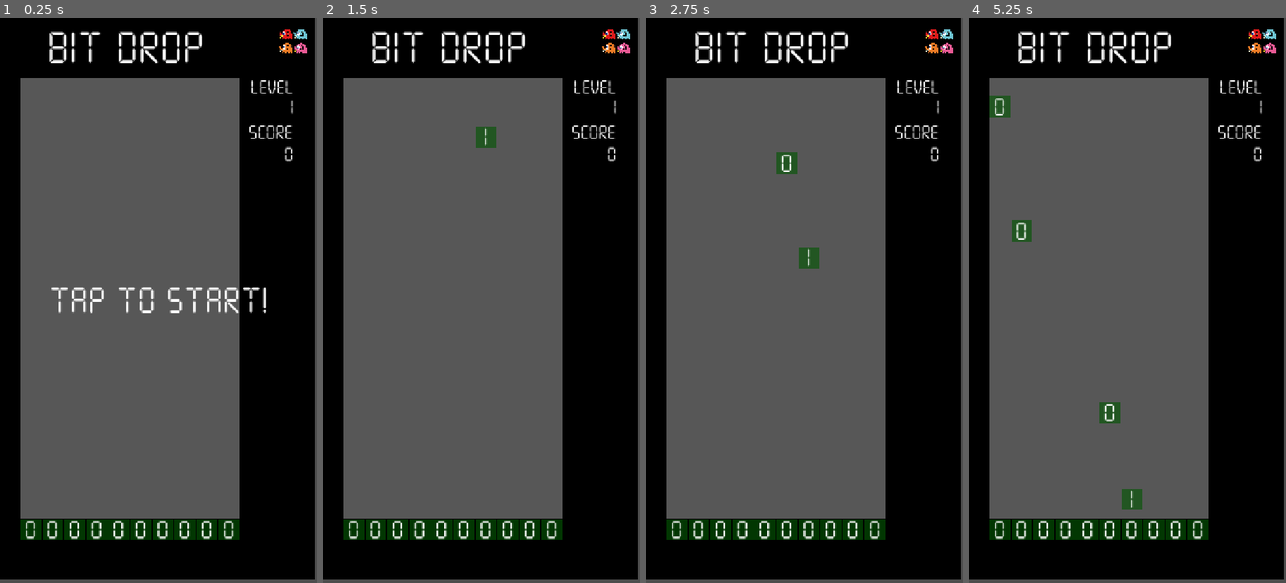
Above: before the commit, frames 1-4 (left to right).
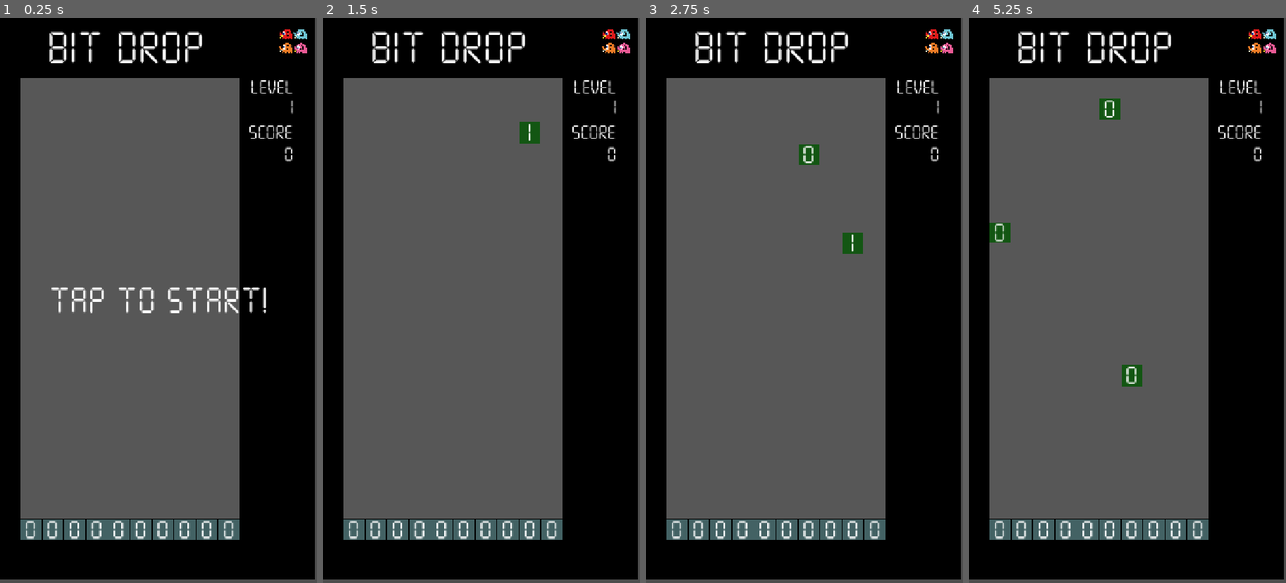
Above: after the commit, the same moments.

Repository: DavidParkerDr/GGJ26
Game: Godot game, scene res://Main.tscn
Same seed, same stepped clock (60 frames per second), same inputs: the game is played once before the commit and once after it.
Inputs (mouse positions are in pixels of both pictures, inside the frame that each line leads up to):
- Up to frame 1 (0.25 s): no input
- Up to frame 2 (1.5 s): tap Enter (start) at 0.5, 0.6 s; move the mouse to (551, 272) at 0.52 s; hold Right (move_right) 0.53-1.28 s; click (551, 272) at 0.67 s; move the mouse to (418, 328) at 1.27 s; hold Left (move_left) from 1.28 s (still down); tap 1 at 1.35 s
- Up to frame 3 (2.75 s): move the mouse to (836, 176) at 2.02 s; release Left (move_left) at 2.03 s; hold Right (move_right) from 2.03 s (still down); tap 2 at 2.1 s
- Up to frame 4 (5.25 s): move the mouse to (1111, 413) at 2.77 s; release Right (move_right) at 2.78 s; hold W 2.78-3.53 s; tap one key every 0.75 s from 2.85 s: 3 4 5 6; click (1111, 413) at 2.92 s; move the mouse to (1222, 385) at 3.52 s; hold Left (move_left) from 3.53 s (still down); move the mouse to (1032, 215) at 4.27 s; move the mouse to (1143, 300) at 5.02 s; click (1143, 300) at 5.17 s

The runs differ from the first frame. In frame 1, 2.2% of the frame differs, in the area x 6-76%, y 88-93%; in frame 2, 2.7%; in frame 3, 3.2%; in frame 4, 3.9%, in the area x 6-76%, y 13-93%.

Commit message:
Add initial operator support

Diff:
--- a/src/bit-drop/Bit.tscn
+++ b/src/bit-drop/Bit.tscn
@@ -22,7 +22,7 @@
 offset_right = 49.0
 offset_bottom = 49.0
 mouse_filter = 1
-color = Color(0.015686275, 0.3372549, 0.015686275, 0.63529414)
+color = Color(0.015686275, 0.3372549, 0.015686275, 0.8235294)
 
 [node name="Label" type="Label" parent="." unique_id=559031389]
 offset_left = 9.0
--- a/src/bit-drop/Main.tscn
+++ b/src/bit-drop/Main.tscn
@@ -131,4 +131,3 @@
 vertical_alignment = 1
 
 [connection signal="timeout" from="AddBlockTimer" to="." method="_on_tick_timer_timeout"]
-[connection signal="timeout" from="GameoverTimer" to="." method="_on_gameover_timer_timeout"]
--- a/src/bit-drop/bit.gd
+++ b/src/bit-drop/bit.gd
@@ -1,6 +1,7 @@
 extends Node2D
 
 var isOne = false
+var operator = 'Equal'
 
 @onready var label = $Label
 
@@ -14,3 +15,10 @@
 		label.text = "1"
 	else:
 		label.text = "0"
+
+	if operator == 'Equal':
+		$ColorRect.color = Color('045604d2')
+	elif operator == 'NotEqual':
+		$ColorRect.color = Color("be252bdd")
+	elif operator == 'None':
+		$ColorRect.color = Color("4d7173dd")
--- a/src/bit-drop/block.gd
+++ b/src/bit-drop/block.gd
@@ -3,7 +3,7 @@
 var speed = 200
 var isFalling = true
 
-signal block_collide(block, block_bit, mask_bit)
+var operator = 'Equal'
 
 # Called when the node enters the scene tree for the first time.
 func _ready() -> void:
--- a/src/bit-drop/default_bus_layout.tres
+++ b/src/bit-drop/default_bus_layout.tres
@@ -6,38 +6,20 @@
 [sub_resource type="AudioEffectDelay" id="AudioEffectDelay_j3pel"]
 resource_name = "Delay"
 
-[sub_resource type="AudioEffectStereoEnhance" id="AudioEffectStereoEnhance_j3pel"]
-resource_name = "StereoEnhance"
-
-[sub_resource type="AudioEffectReverb" id="AudioEffectReverb_g28q7"]
-resource_name = "Reverb"
-hipass = 0.14
-wet = 0.29
-
 [resource]
 bus/1/name = &"Music"
 bus/1/solo = false
 bus/1/mute = false
 bus/1/bypass_fx = false
-bus/1/volume_db = -20.849646
+bus/1/volume_db = -8.793672
 bus/1/send = &"Master"
 bus/2/name = &"Sfx"
 bus/2/solo = false
 bus/2/mute = false
 bus/2/bypass_fx = false
-bus/2/volume_db = -2.1814022
+bus/2/volume_db = 0.0
 bus/2/send = &"Master"
 bus/2/effect/0/effect = SubResource("AudioEffectReverb_j3pel")
 bus/2/effect/0/enabled = false
 bus/2/effect/1/effect = SubResource("AudioEffectDelay_j3pel")
 bus/2/effect/1/enabled = false
-bus/2/effect/2/effect = SubResource("AudioEffectStereoEnhance_j3pel")
-bus/2/effect/2/enabled = false
-bus/3/name = &"Jingle"
-bus/3/solo = false
-bus/3/mute = false
-bus/3/bypass_fx = false
-bus/3/volume_db = -10.370661
-bus/3/send = &"Master"
-bus/3/effect/0/effect = SubResource("AudioEffectReverb_g28q7")
-bus/3/effect/0/enabled = true
--- a/src/bit-drop/main.gd
+++ b/src/bit-drop/main.gd
@@ -6,6 +6,12 @@
 const STATE_ATTRACT = 'Attract'
 const STATE_RUNNING = 'Running'
 const STATE_GAME_OVER = 'GameOver'
+
+const OPERATOR_EQUAL = 'Equal'
+const OPERATOR_NOT_EQUAL = 'NotEqual'
+const OPERATOR_OR = 'Or'
+const OPERATOR_AND = 'And'
+const OPERATOR_XOR = 'Xor'
 
 var state = STATE_ATTRACT
 
@@ -60,87 +66,7 @@
 
 # Called every frame. 'delta' is the elapsed time since the previous frame.
 func _process(delta: float) -> void:
-	# Update falling blocks
-	for block in bits.get_children():
-		if !block.isFalling:
-			continue
-
-		# Check if block crossing to next row
-		var curr_grid_pos = canvas_position_to_grid(block.position)
-		var next_canvas_pos = Vector2(block.position) + Vector2(0, delta * block.speed)
-		var next_grid_pos = canvas_position_to_grid(next_canvas_pos)
-
-		if curr_grid_pos.y == next_grid_pos.y || curr_grid_pos.y == 0:
-			block.position = next_canvas_pos
-			continue
-
-		# Check any collisions against bitmap in next row
-		var bits_collided = []
-		for bit in block.get_children():
-			var curr_bit_grid_pos = canvas_position_to_grid(block.position + bit.position)
-			var collide_bit_pos = Vector2i(curr_bit_grid_pos.x, curr_bit_grid_pos.y - 1)
-			var collide_bit = get_bit(collide_bit_pos.x, collide_bit_pos.y)
-
-			bits_collided.append([bit, collide_bit, collide_bit_pos])
-
-		# If nothing collided, keep going
-		if bits_collided.all(
-			func(r):
-				return r[1] == null
-		):
-			block.position = next_canvas_pos
-			continue
-
-		var non_colliding = bits_collided.filter(
-			func (r):
-				return r[1] == null
-		)
-
-		var matching_bits = bits_collided.filter(
-			func (r):
-				return r[1] != null && r[0].isOne == r[1].isOne
-		)
-
-		# If all bits are either matching or non-colliding, remove matching,
-		# let non-colliding continue
-		if non_colliding.size() + matching_bits.size() == bits_collided.size():
-			for bit in matching_bits:
-				# Remove falling bit
-				bit[0].queue_free()
-
-				# Remove bit from map
-				remove_bit_from_map(bit[2])
-
-			update_score(10 * matching_bits.size())
-
-			for bit in non_colliding:
-				var new_block = block_scene.instantiate();
-
-				new_block.position = next_canvas_pos + bit[0].position
-
-				# TODO: Merge bits into blocks instead of creating block/bit
-
-				bit[0].reparent(new_block)
-				bit[0].position = Vector2(0, 0)
-				bits.add_child(new_block)
-		else:
-			var block_bits = block.get_children()
-
-			sfx.play_miss()
-			streak_length = 0
-
-			for bit_idx in range(0, block_bits.size()):
-				var bit = block_bits[bit_idx]
-				var next_bit_pos = curr_grid_pos + Vector2i(bit_idx, 0)
-
-				set_bit(next_bit_pos.x, next_bit_pos.y, bit)
-
-				bit.add_to_group("bitmap")
-				bit.remove_from_group("falling")
-
-				bit.reparent($Mask)
-
-		block.queue_free()
+	update_falling_blocks(delta)
 
 	check_game_over()
 
@@ -165,6 +91,118 @@
 
 	$MessageLabel.visible = state == STATE_ATTRACT or state == STATE_GAME_OVER
 
+func update_falling_blocks(delta: float):
+	# Update falling blocks
+	for block in bits.get_children():
+		if !block.isFalling:
+			continue
+
+		# Remove blocks which have left the screen
+		if block.position.y > viewport_size.y:
+			block.queue_free()
+
+		# Check if block crossing to next row
+		var curr_grid_pos = canvas_position_to_grid(block.position)
+		var next_canvas_pos = Vector2(block.position) + Vector2(0, delta * block.speed)
+		var next_grid_pos = canvas_position_to_grid(next_canvas_pos)
+
+		if curr_grid_pos.y == next_grid_pos.y || curr_grid_pos.y == 0:
+			block.position = next_canvas_pos
+			continue
+
+		# Check any collisions against bitmap in next row
+		var bits_collided = []
+		for bit in block.get_children():
+			var curr_bit_grid_pos = canvas_position_to_grid(block.position + bit.position)
+			var collide_bit_pos = Vector2i(curr_bit_grid_pos.x, curr_bit_grid_pos.y - 1)
+			var collide_bit = get_bit(collide_bit_pos.x, collide_bit_pos.y)
+
+			bits_collided.append([bit, collide_bit, collide_bit_pos])
+
+		# If nothing collided, keep going
+		if bits_collided.all(
+			func(r):
+				return r[1] == null
+		):
+			block.position = next_canvas_pos
+			continue
+
+		var non_colliding = bits_collided.filter(
+			func (r):
+				return r[1] == null
+		)
+
+		var matching_bits = bits_collided.filter(
+			func (r):
+				return r[1] != null && r[0].isOne == r[1].isOne
+		)
+
+		# If we're landing on the mask
+		if next_grid_pos.y == 0:
+			# If all the bits in the block match
+			if matching_bits.size() == bits_collided.size():
+				# Allow to fall through, increase score
+				update_score(10 * bits_collided.size())
+			else:
+				for bit_idx in range(0, bits_collided.size()):
+					var bit = bits_collided[bit_idx][0]
+					var next_bit_pos = curr_grid_pos + Vector2i(bit_idx, 0)
+
+					set_bit(next_bit_pos.x, next_bit_pos.y, bit)
+
+					bit.add_to_group("bitmap")
+					bit.remove_from_group("falling")
+					bit.operator = 'None'
+					bit.reparent($Mask)
+
+			for bit_idx in range(0, bits_collided.size()):
+				var bits = bits_collided[bit_idx]
+				var falling_bit = bits[0]
+				var mask_bit = bits[1]
+				mask_bit.isOne = apply_operator(block.operator, falling_bit.isOne, mask_bit.isOne)
+
+		else:
+			# If all bits are either matching or non-colliding, remove matching,
+			# let non-colliding continue
+			if non_colliding.size() + matching_bits.size() == bits_collided.size():
+				for bit in matching_bits:
+					# Remove falling bit
+					bit[0].queue_free()
+
+					# Remove bit from map
+					remove_bit_from_map(bit[2])
+
+				#update_score(10 * matching_bits.size())
+
+				for bit in non_colliding:
+					var new_block = block_scene.instantiate();
+
+					new_block.position = next_canvas_pos + bit[0].position
+
+					# TODO: Merge bits into blocks instead of creating block/bit
+
+					bit[0].reparent(new_block)
+					bit[0].position = Vector2(0, 0)
+					bits.add_child(new_block)
+			else:
+				var block_bits = block.get_children()
+
+				sfx.play_miss()
+				streak_length = 0
+
+				for bit_idx in range(0, block_bits.size()):
+					var bit = block_bits[bit_idx]
+					var next_bit_pos = curr_grid_pos + Vector2i(bit_idx, 0)
+
+					set_bit(next_bit_pos.x, next_bit_pos.y, bit)
+
+					bit.add_to_group("bitmap")
+					bit.remove_from_group("falling")
+					bit.operator = 'None'
+					bit.reparent($Mask)
+
+		block.queue_free()
+
 func move(dx):
 	var new_map: Array[Array] = []
 
@@ -216,13 +254,20 @@
 	blocks_dropped += 1
 
 	var block = block_scene.instantiate()
-	block.speed = 200 + randi_range(-30, 30)
+	block.speed = 200
 	block.position.x = randi_range(0, size.x - pattern.size()) * bit_width
+
+	if blocks_dropped > 20:
+		if randi_range(0, 1) == 0:
+			block.operator = OPERATOR_NOT_EQUAL
+		else:
+			block.operator = OPERATOR_EQUAL
 
 	for i in pattern.size():
 		var bit = bit_scene.instantiate()
 		bit.isOne = pattern[i]
 		bit.position.x = i * bit_width
+		bit.operator = block.operator
 
 		block.add_child(bit)
 
@@ -278,16 +323,15 @@
 	if state == STATE_GAME_OVER:
 		return
 
+	jingle.play_game_over_sad()
+
 	state = STATE_GAME_OVER
 	$GameoverTimer.start()
-
-	jingle.play_game_over_sad()
-
-func _on_gameover_timer_timeout() -> void:
+	await $GameoverTimer.timeout
+
 	reset_map()
 
 	handle_attract()
-
 
 func reset_map():
 	bits_map = []
@@ -303,6 +347,7 @@
 		bit.position.x = i * bit_width
 
 		bit.isOne = false
+		bit.operator = 'None'
 		bit.add_to_group("bitmap")
 		bits_column[0] = bit
 
@@ -319,3 +364,17 @@
 	var block_map_y = size.y - ceil(pos.y / bit_width)
 
 	return Vector2i(block_map_x, block_map_y)
+
+func apply_operator(operator: String, a: bool, b: bool) -> bool:
+	if (operator == OPERATOR_EQUAL):
+		return a == b
+	if (operator == OPERATOR_NOT_EQUAL):
+		return a != b
+	if (operator == OPERATOR_OR):
+		return a || b
+	if (operator == OPERATOR_AND):
+		return a && b
+	if (operator == OPERATOR_XOR):
+		return (a || b) && !(a && b)
+
+	return false
